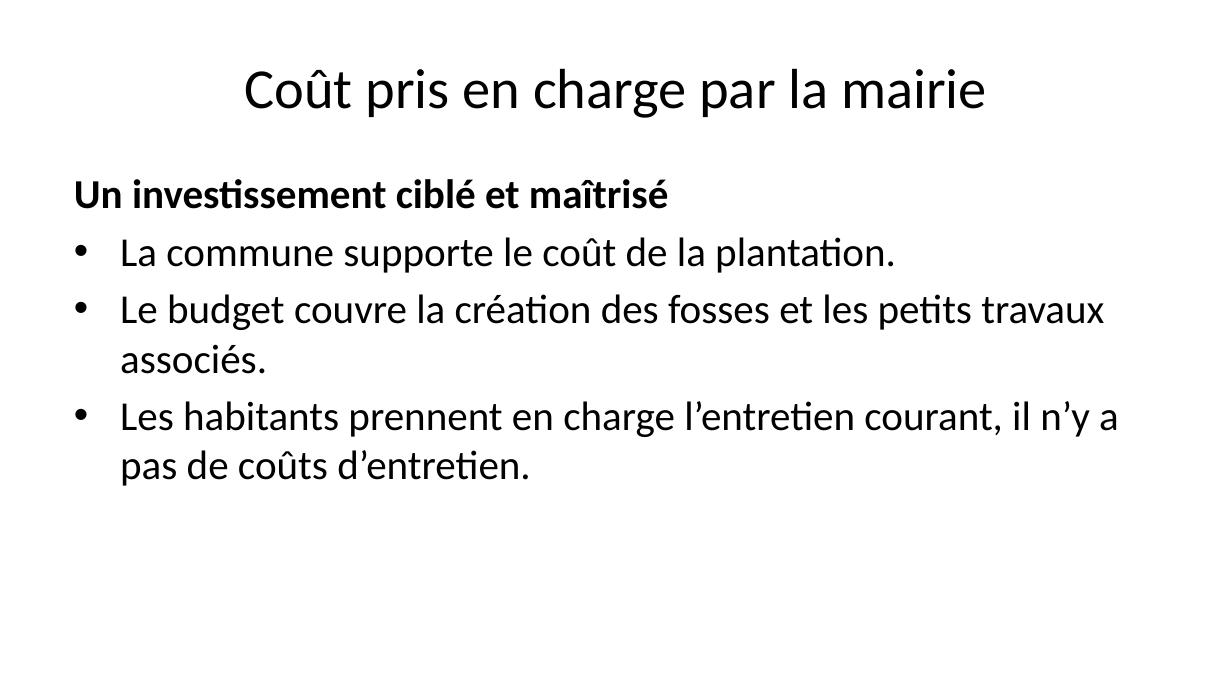
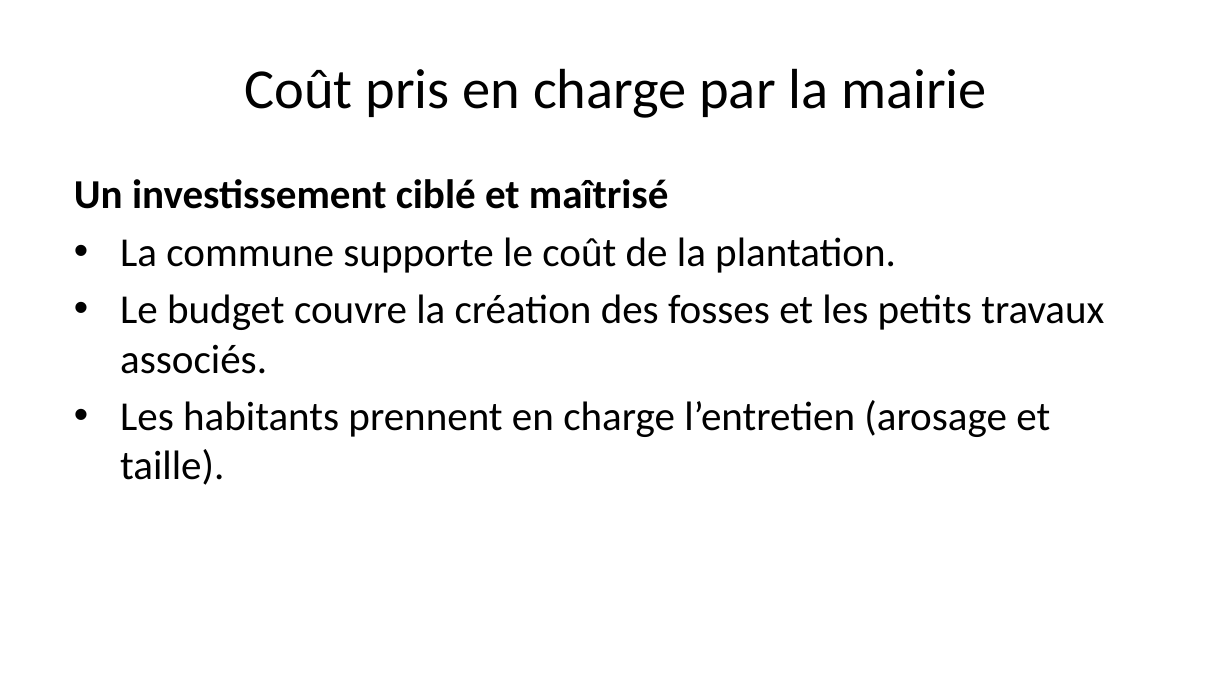
Before and after one commit to Bertrand82/vegetalisation_m2q, a slide deck: slide 12 of presentation.pptx. Drawn at 1232x693 pixels with LibreOffice and Linux fonts; fonts in the diff are those of the drawing. Boxes give left, top, right and bottom in pixels: in the first picture for what was removed or moved away, otherwise in the second. Text is boxed around its words. In the diff, an @@ line names an element or a change of style, - is before the commit and + after.

```diff
--- a/presentation.pptx
+++ b/presentation.pptx
@@ text at [120, 400, 1050, 485]: text changed @@
-• Les habitants prennent en charge l’entretien courant, il n’y a pas de coûts d’entretien.
+• Les habitants prennent en charge l’entretien (arosage et taille).
```
Also in this commit, not shown: 2 other slides changed, 2 other files.
